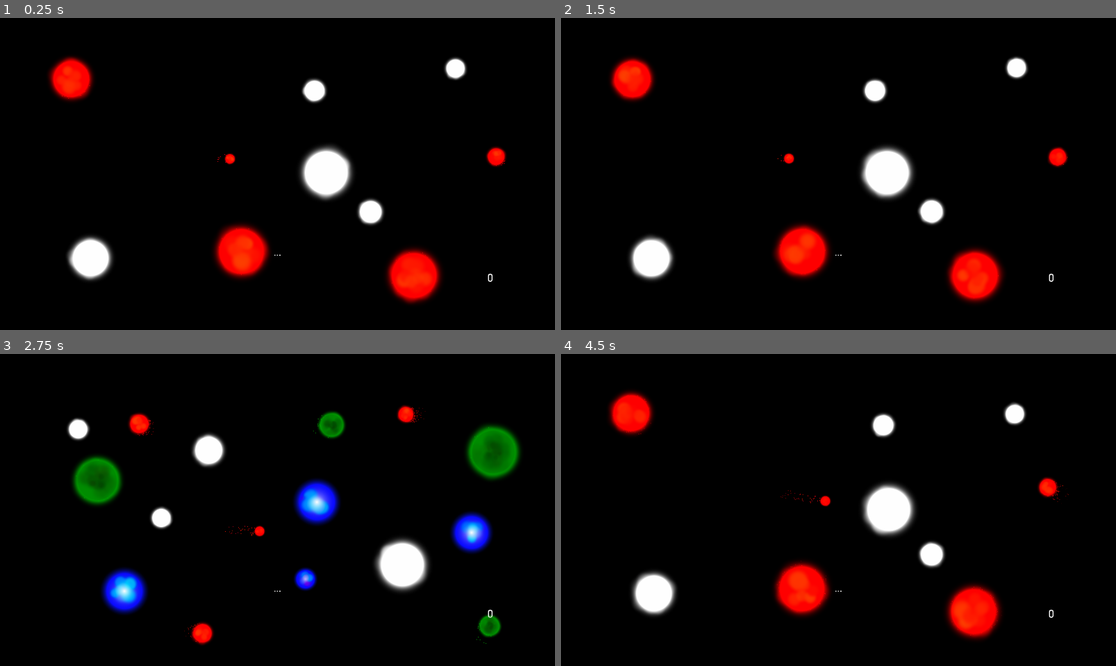
Above: before the commit, frames 1-4 (two rows, left to right).
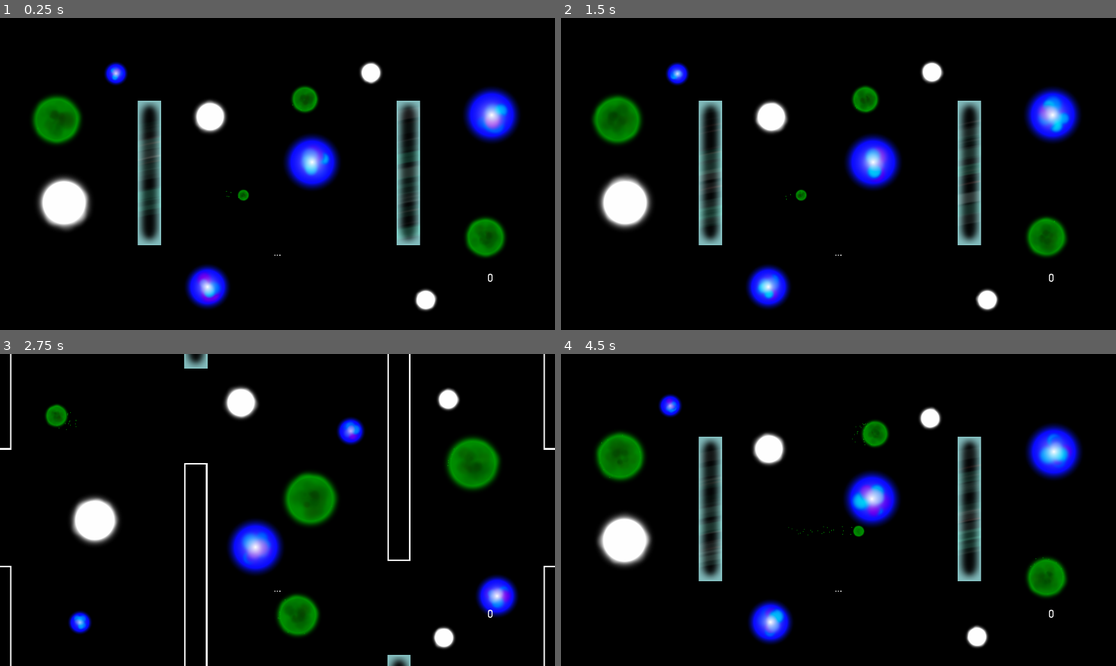
Above: after the commit, the same moments.

Repository: Dark-Gran/Spirit-Circles
Game: Godot game, scene res://src/Main.tscn
Same seed, same stepped clock (60 frames per second), same inputs: the game is played once before the commit and once after it.
Inputs (mouse positions are in pixels of both pictures, inside the frame that each line leads up to):
- Up to frame 1 (0.25 s): no input
- Up to frame 2 (1.5 s): move the mouse to (960, 158) at 0.52 s; hold Right (ui_right) 0.53-1.28 s; tap Space (ui_accept) at 0.77 s; move the mouse to (727, 189) at 1.27 s; hold Left (ui_left) from 1.28 s (still down)
- Up to frame 3 (2.75 s): tap Space (ui_accept) at 1.52 s; move the mouse to (333, 441) at 2.02 s; release Left (ui_left) at 2.03 s; hold Right (ui_right) from 2.03 s (still down)
- Up to frame 4 (4.5 s): move the mouse to (810, 572) at 2.77 s; tap Space (ui_accept) at 3.02, 3.77 s; move the mouse to (1005, 556) at 3.52 s; release Right (ui_right) at 3.53 s; hold Left (ui_left) from 3.53 s (still down); move the mouse to (672, 463) at 4.27 s

The runs differ from the first frame. In frame 1, 18% of the frame differs, in the area x 5-94%, y 12-94%; in frame 2, 18%; in frame 3, 18%; in frame 4, 18%, in the area x 6-94%, y 11-95%.

Commit message:
"glass" wall draft (wall texture+particles)

Diff:
--- a/src/world/World.gd
+++ b/src/world/World.gd
@@ -27,7 +27,7 @@
 		level_times.append(0)
 	$DebugGUI/FPS.visible = false
 	enable_continue(false)
-	level_id = 13
+	level_id = 7
 	move_to_level(level_id)
 
 func reload_level():
--- a/src/world/World.tscn
+++ b/src/world/World.tscn
@@ -22,9 +22,7 @@
 
 [sub_resource type="Environment" id=5]
 background_mode = 4
-glow_intensity = 1.0
-glow_strength = 0.69
-glow_blend_mode = 0
+glow_hdr_threshold = 0.73
 glow_bicubic_upscale = true
 
 [node name="World" type="Node2D"]
--- a/src/world/obstacles/Wall_0.tscn
+++ b/src/world/obstacles/Wall_0.tscn
@@ -1,7 +1,63 @@
-[gd_scene load_steps=3 format=2]
+[gd_scene load_steps=10 format=2]
 
-[sub_resource type="CubeMesh" id=1]
-size = Vector3( 20, 20, 2 )
+[ext_resource path="res://assets/glass.png" type="Texture" id=1]
+[ext_resource path="res://assets/shine.png" type="Texture" id=2]
+[ext_resource path="res://assets/shine2.png" type="Texture" id=3]
+
+[sub_resource type="Gradient" id=3]
+offsets = PoolRealArray( 0, 0.457364, 1 )
+colors = PoolColorArray( 1, 1, 1, 0, 1, 1, 1, 0.109804, 1, 1, 1, 0 )
+
+[sub_resource type="GradientTexture" id=4]
+gradient = SubResource( 3 )
+
+[sub_resource type="ParticlesMaterial" id=5]
+emission_shape = 2
+emission_box_extents = Vector3( 1, 150, 1 )
+flag_disable_z = true
+direction = Vector3( 0, 1, 0 )
+spread = 0.0
+gravity = Vector3( 0, 0, 0 )
+initial_velocity = 100.0
+initial_velocity_random = 0.59
+orbit_velocity = 0.0
+orbit_velocity_random = 0.0
+scale = 0.23
+color_ramp = SubResource( 4 )
+hue_variation = 0.1
+hue_variation_random = 0.56
+
+[sub_resource type="ParticlesMaterial" id=6]
+emission_shape = 2
+emission_box_extents = Vector3( 1, 170, 1 )
+flag_disable_z = true
+direction = Vector3( 0, -1, 0 )
+spread = 0.0
+gravity = Vector3( 0, 0, 0 )
+initial_velocity = 30.0
+initial_velocity_random = 0.51
+orbit_velocity = 0.0
+orbit_velocity_random = 0.0
+scale = 0.23
+color_ramp = SubResource( 4 )
+hue_variation = -0.09
+hue_variation_random = 0.61
+
+[sub_resource type="ParticlesMaterial" id=7]
+emission_shape = 2
+emission_box_extents = Vector3( 1, 170, 1 )
+flag_disable_z = true
+direction = Vector3( 0, 1, 0 )
+spread = 0.0
+gravity = Vector3( 0, 0, 0 )
+initial_velocity = 30.0
+initial_velocity_random = 0.51
+orbit_velocity = 0.0
+orbit_velocity_random = 0.0
+scale = 0.23
+color_ramp = SubResource( 4 )
+hue_variation = -0.09
+hue_variation_random = 0.61
 
 [sub_resource type="RectangleShape2D" id=2]
 
@@ -9,15 +65,31 @@
 collision_layer = 5
 collision_mask = 0
 
-[node name="MeshInstance2D" type="MeshInstance2D" parent="."]
-scale = Vector2( 4, 25 )
-mesh = SubResource( 1 )
+[node name="Sprite" type="Sprite" parent="."]
+texture = ExtResource( 1 )
 
-[node name="MeshInstance2D2" type="MeshInstance2D" parent="."]
-modulate = Color( 0, 0, 0, 1 )
-scale = Vector2( 3.5, 24.5 )
-mesh = SubResource( 1 )
+[node name="Particles2D" type="Particles2D" parent="Sprite"]
+position = Vector2( 0, -96 )
+lifetime = 2.0
+preprocess = 6.0
+process_material = SubResource( 5 )
+texture = ExtResource( 3 )
+
+[node name="Particles2D2" type="Particles2D" parent="Sprite"]
+position = Vector2( 0, 96 )
+lifetime = 5.0
+preprocess = 6.0
+process_material = SubResource( 6 )
+texture = ExtResource( 2 )
+
+[node name="Particles2D3" type="Particles2D" parent="Sprite"]
+position = Vector2( 0, -96 )
+lifetime = 5.0
+preprocess = 6.0
+process_material = SubResource( 7 )
+texture = ExtResource( 2 )
 
 [node name="CollisionShape2D" type="CollisionShape2D" parent="."]
+visible = false
 scale = Vector2( 4, 25 )
 shape = SubResource( 2 )
Binary file added: assets/glass.png
Binary file added: assets/shine.png
Binary file added: assets/shine2.png
Binary file added: assets/square.png
